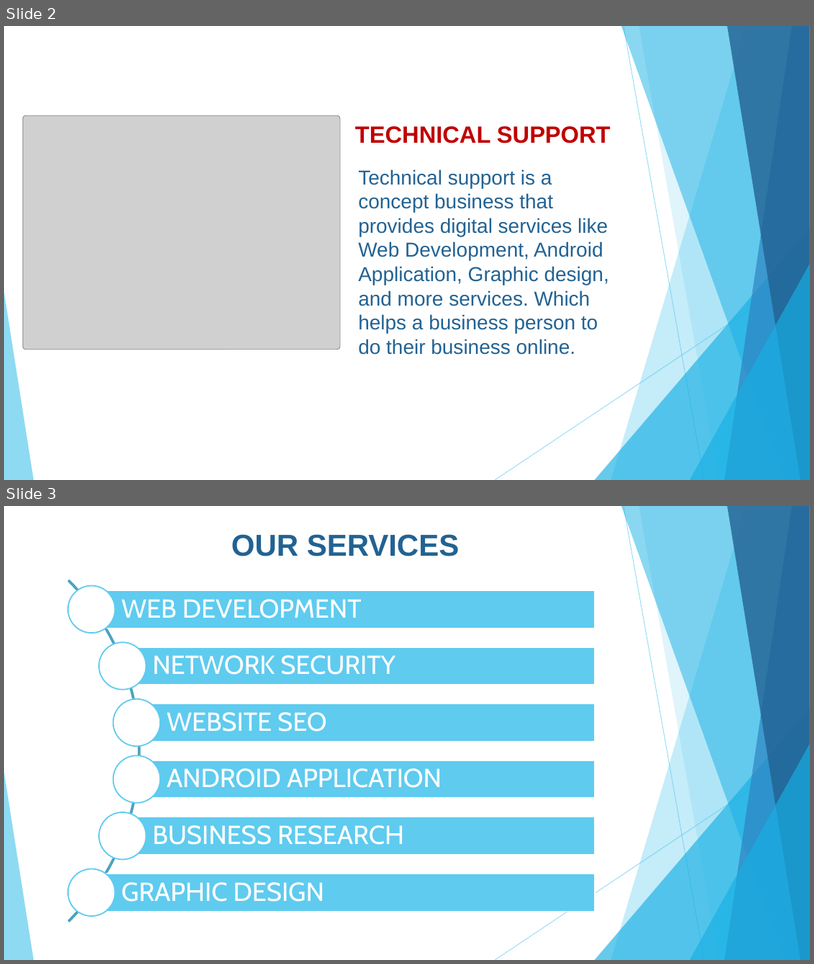
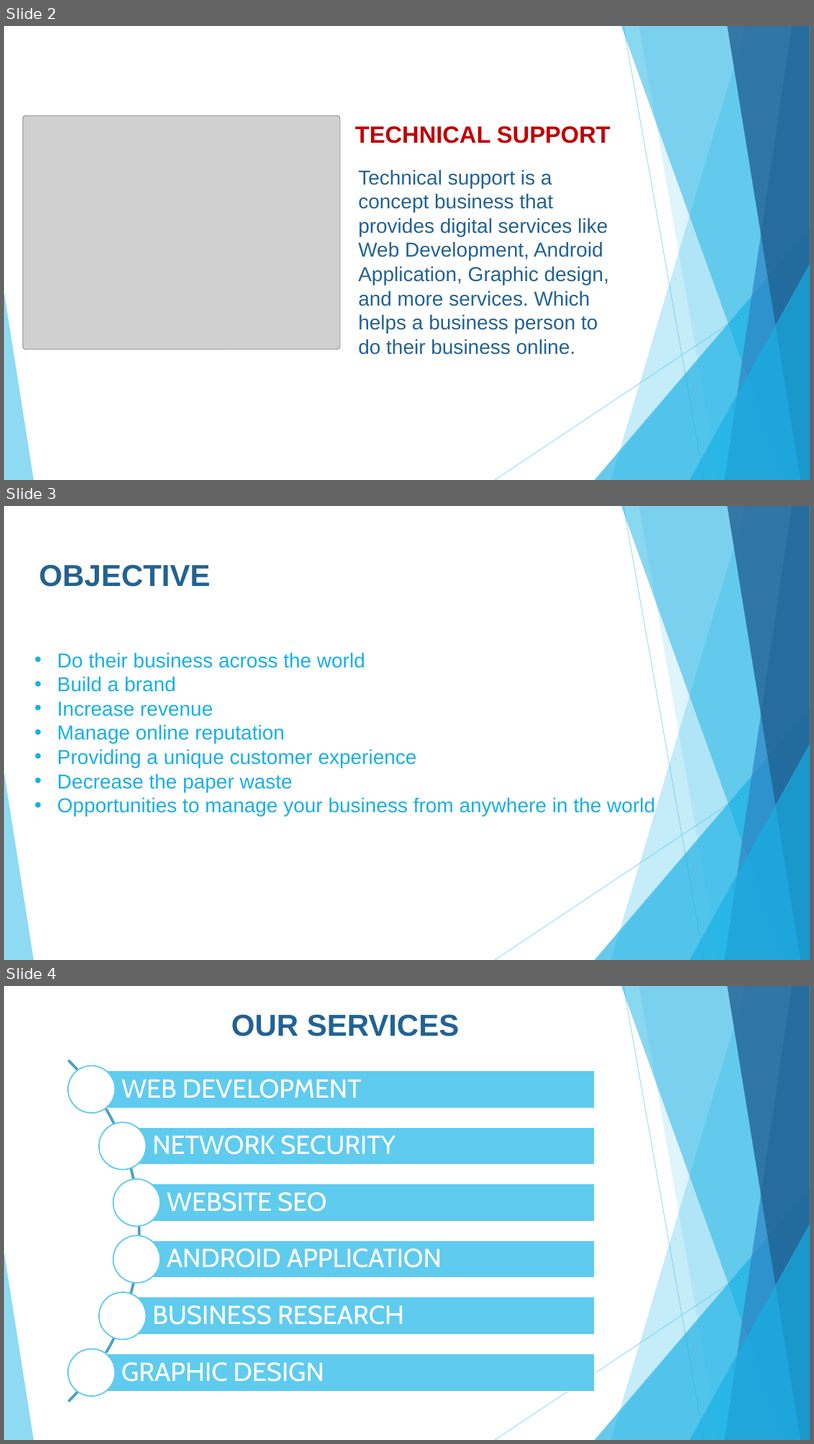
Before and after one commit to kayyum859/StaticWeb, a slide deck: Presentation/FINAL PPT FOR PRASENTATION.pptx. Shown one above the other, each under a label of ours: slides 2 and 3 before the commit, slides 2, 3 and 4 after it. The pictures are 814x964 and 814x1444 pixels, drawn with LibreOffice and Linux fonts; fonts in the diff are those of the drawing; grey boxes stand for pictures. Boxes give left, top, right and bottom in pixels: in the first picture for what was removed or moved away, otherwise in the second. Text is boxed around its words. In the diff, an @@ line names an element or a change of style, - is before the commit and + after.

Commit message:
i have added objective pages in ppt

```diff
--- a/Presentation/FINAL PPT FOR PRASENTATION.pptx
+++ b/Presentation/FINAL PPT FOR PRASENTATION.pptx
@@ slide 3 added at [4, 506, 810, 960], background #FFFFFF; not listed: 10 template elements that a slide beside it also shows @@
@@ title added at [39, 564, 211, 587], 36 pt, text #226292, bold @@
+OBJECTIVE
@@ text added at [57, 652, 656, 816], 24 pt, text #17B0E4 @@
+• Do their business across the world
+• Build a brand
+• Increase revenue
+• Manage online reputation
+• Providing a unique customer experience
+• Decrease the paper waste
+• Opportunities to manage your business from anywhere in the world
@@ what was slide 3 is now slide 4 @@
```
